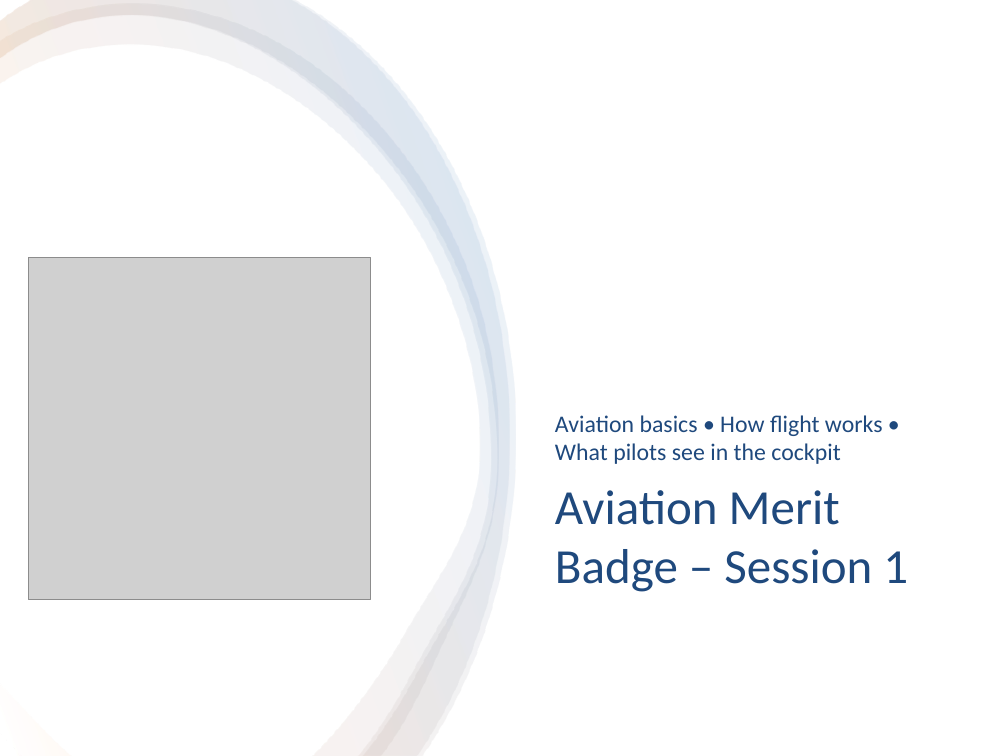
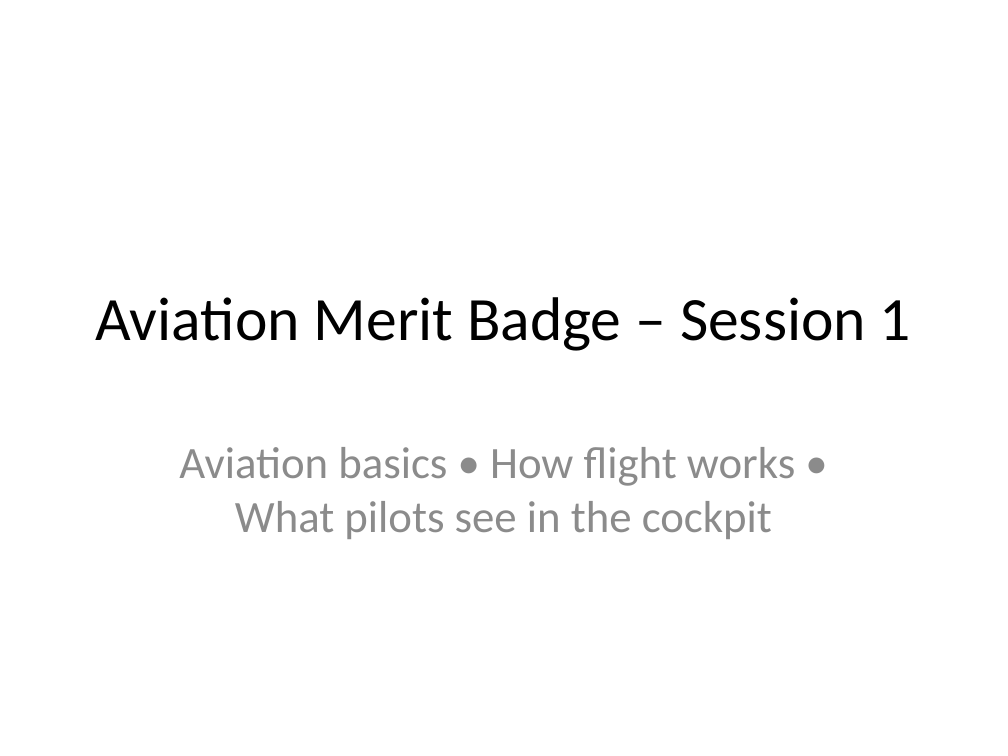
Before and after one commit to bwooceli/bsa-merit-badge-aviation, a slide deck: slide 1 of slides/session-1.pptx. Drawn at 1008x756 pixels with LibreOffice and Linux fonts; fonts in the diff are those of the drawing; grey boxes stand for pictures. Boxes give left, top, right and bottom in pixels: in the first picture for what was removed or moved away, otherwise in the second. Text is boxed around its words. In the diff, an @@ line names an element or a change of style, - is before the commit and + after.

Commit message:
updated session 2

```diff
--- a/slides/session-1.pptx
+++ b/slides/session-1.pptx
@@ rectangle removed at bbox=[0, 0, 1008, 756] @@
@@ freeform shape removed at bbox=[0, 4, 498, 756] @@
@@ freeform shape removed at bbox=[0, 0, 510, 756] @@
@@ freeform shape removed at bbox=[0, 0, 516, 755] @@
@@ title "Aviation Merit Badge – Session ...": place and size @@
-title "Aviation Merit Badge – Session ..." at bbox=[555, 490, 908, 592]
+title "Aviation Merit Badge – Session ..." at bbox=[95, 297, 911, 351]
@@ title "Aviation Merit Badge – Session ..." at bbox=[95, 297, 911, 351]: size 35 to 44 pt, text colour #1F497D to #000000; alignment left to centre; vertical alignment top to middle @@
@@ picture removed at bbox=[28, 257, 371, 600] @@
@@ subtitle "Aviation basics • How flight ...": place and size @@
-subtitle "Aviation basics • How flight ..." at bbox=[555, 415, 883, 464]
+subtitle "Aviation basics • How flight ..." at bbox=[179, 447, 795, 539]
@@ subtitle "Aviation basics • How flight ..." at bbox=[179, 447, 795, 539]: size 17 to 32 pt, text colour #1F497D to #8C8C8C; alignment left to centre; more space between paragraphs; vertical alignment bottom to top @@
```
Also in this commit, not shown: 11 other slides changed, 1 slide added, 1 slide removed, 7 other files.
